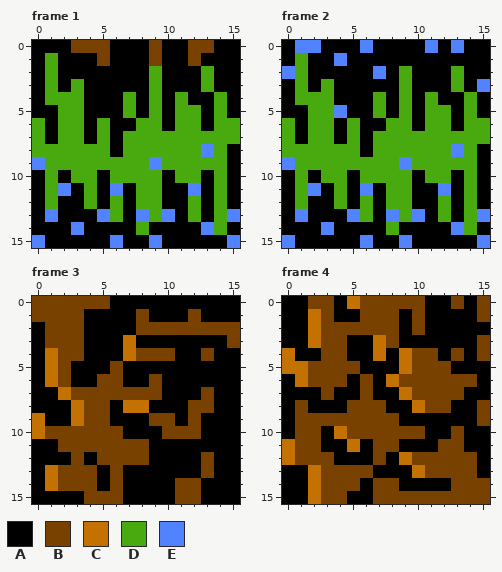
Two versions of one pixel-art file, assets/tilemap_forest.aseprite. That is the earlier state.
16x16 pixels, 12 frames. Shown: frame 1, frame 2, frame 3, frame 4. The commit also changed other frames, which this record leaves out.
Visible layers, top first: "Decor", "Sky", "Floor".
Palette (. is transparent): A #000000  B #794100  C #c37100  D #49aa10  E #5182ff
Pixels before, frame 1, first column x 0:
 0 AAABBBAAABAABBAA
 1 ADAAABAAABAABAAA
 2 ADAAAAAAADAAADAA
 3 ADADAAAAADAAADAA
 4 ADDDAAADADADAADA
 5 AADDAAADADADDADA
 6 DADDADAADDADDADD
 7 DADDADADDDDDDDDD
 8 DDDDDDADDDDDDEDA
 9 EDDDDDDDDEDDDDDA
10 ADADDADDDDADDADA
11 ADEADAEADDAAEADA
12 ADAADADADDAADADA
13 AEAAAEDAEDEADADE
14 AAAEAAAADAAAAEDA
15 EAAAAAEAAEAAAAAE
Pixels before, frame 2, first column x 0:
 0 AEEAAAEAAAAEAEAA
 1 ADAAEAAAAAAAAAAA
 2 EDAAAAAEADAAADAA
 3 ADADAAAAADAAADAE
 4 ADDDAAADADADAADA
 5 AADDEAADADADDADA
 6 DADDADAADDADDADD
 7 DADDADADDDDDDDDD
 8 DDDDDDADDDDDDEDA
 9 EDDDDDDDDEDDDDDA
10 ADADDADDDDADDADA
11 ADEADAEADDAAEADA
12 ADAADADADDAADADA
13 AEAAAEDAEDEADADE
14 AAAEAAAADAAAAEDA
15 EAAAAAEAAEAAAAAE
Pixels before, frame 3, first column x 0:
 0 BBBBBBAAAAAAAAAA
 1 BBBBAAAABAAABAAA
 2 ABBBAAAABBBBBBBB
 3 ABBBAAACAAAAAAAB
 4 ACBBAAACBBBAABAA
 5 ACBAAABAAAAAAAAA
 6 ACBAABBAABAAAAAA
 7 AACBBBBBBBAAABAA
 8 AAACBBACCAAABBAA
 9 CAACBBAAABBABAAA
10 CBBBBBBAAABBBAAA
11 AABBBBBBBAAAAAAA
12 AAABABBBBAAAABAA
13 ACBBBABAAAAAABAA
14 ACBBBABAAAABBAAA
15 AAAABBBAAAABBAAA
Pixels before, frame 4, first column x 0:
 0 AABBACBBBBBAABAB
 1 AACBAABBBABAAAAB
 2 AACBBBBBBABAAAAA
 3 AACBBAACBAAAAAAB
 4 CAABBAACACBBABAB
 5 CCBBBBAAACBBBAAA
 6 ACBBBABACBBBBBBA
 7 AAABAABAACBBBBAA
 8 ABAAABBBAACBBAAB
 9 ABBBBBBBBAAAAAAB
10 ABBACBBBBBBAABAA
11 CBBAACABBAAABBAA
12 CBBBAAABACBBBBBA
13 AACBBBBAAACBBBBA
14 AACBBBABBAAAABBB
15 AACBBAABBBBBBBBB
Now the later version:
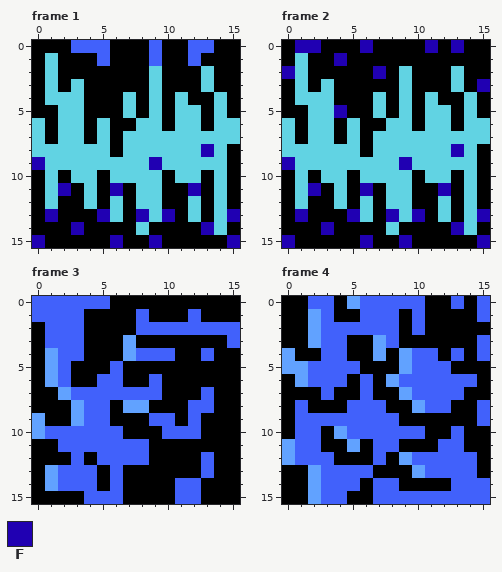
Colours new in this view: F #2000b2
Change:
layer "floor" added
layer "bg" added
layer "decor" added
layer "floor_cursed" added
layer "bg_cursed" added
layer "decor_cursed" added
layer "Floor" removed
layer "Sky" removed
layer "Decor" removed
Colour B changes from #794100 to #4161fb.
Colour C changes from #c37100 to #61a2ff.
Colour D changes from #49aa10 to #61d3e3.
Frame 1, layer "decor_cursed":
Colour F replaces colour E in row 8 at x 13; in row 9 at x 0 and 9; in row 11 at x 2, 6 and 12; in row 13 at x 1, 5, 8, 10 and 15; in row 14 at x 3 and 13; in row 15 at x 0, 6, 9 and 15.
Frame 2, layer "decor_cursed":
Colour F replaces colour E in row 0 at x 1 to 2, 6, 11 and 13; in row 1 at x 4; in row 2 at x 0 and 7; in row 3 at x 15; in row 5 at x 4; in row 8 at x 13.
Colour F replaces colour E in row 9 at x 0 and 9; in row 11 at x 2, 6 and 12; in row 13 at x 1, 5, 8, 10 and 15; in row 14 at x 3 and 13; in row 15 at x 0, 6, 9 and 15.
